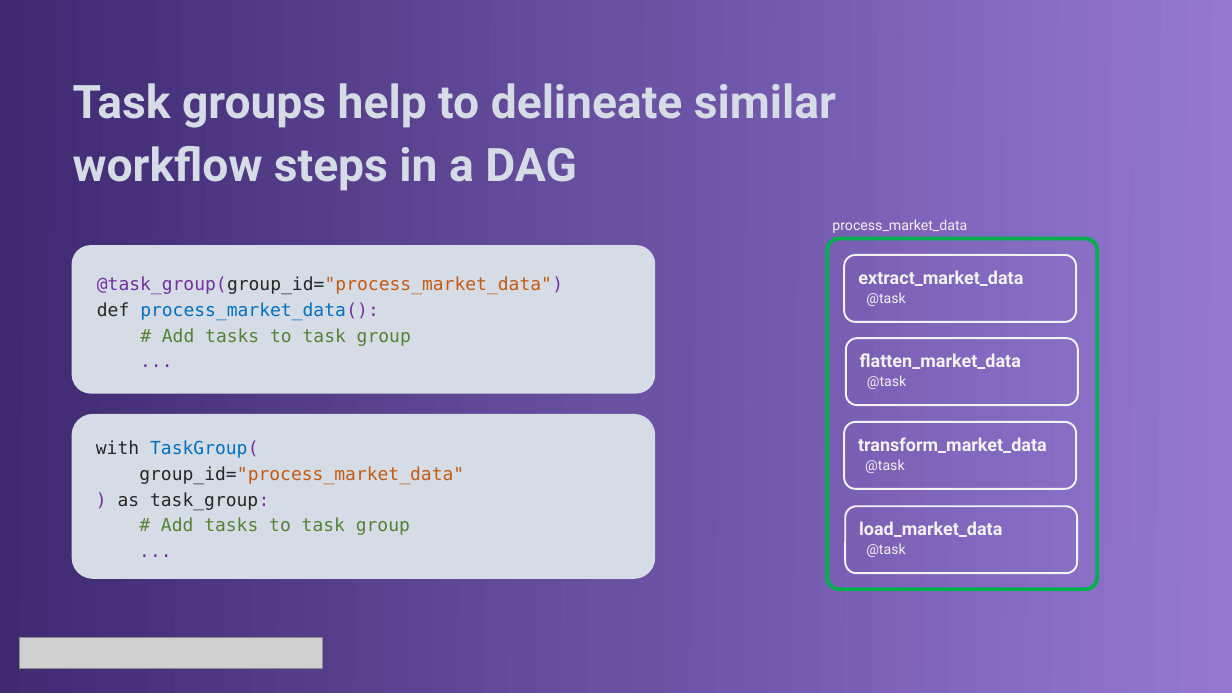
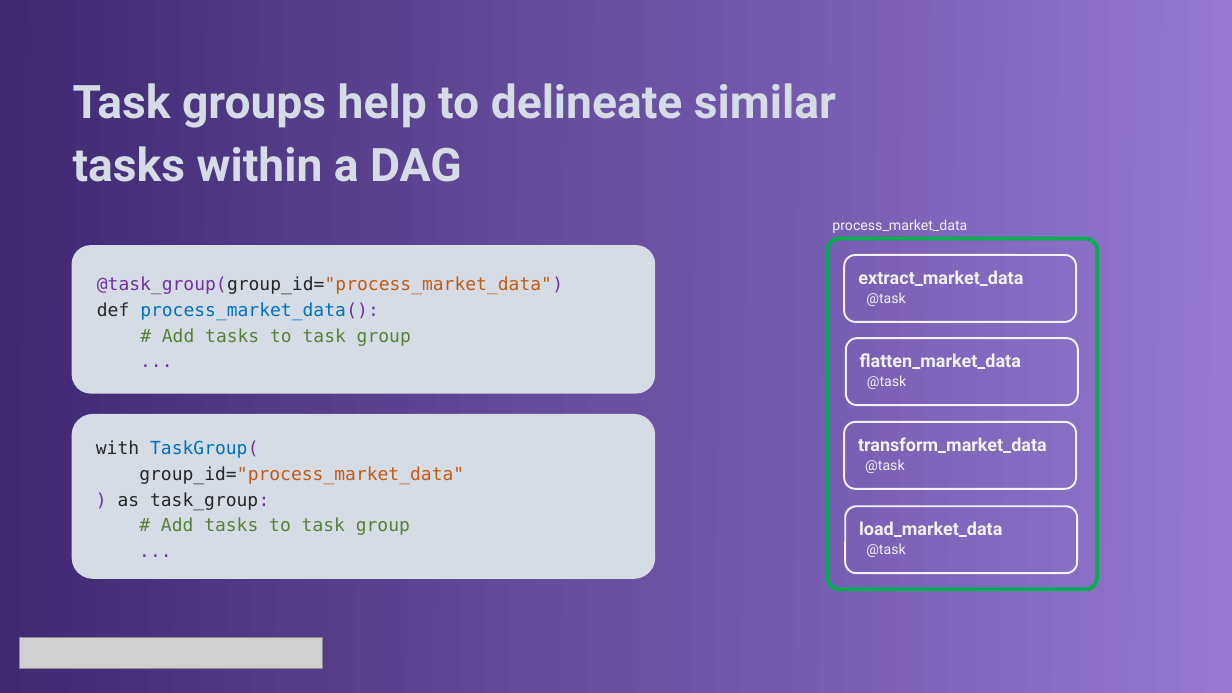
Before and after one commit to jroachgolf84/astronomer-panel-interview, a slide deck: slide 24 of documentation/Astronomer Panel Presentation.pptx (slide 23 before the commit). Drawn at 1232x693 pixels with LibreOffice and Linux fonts; fonts in the diff are those of the drawing; grey boxes stand for pictures. Boxes give left, top, right and bottom in pixels: in the first picture for what was removed or moved away, otherwise in the second. Text is boxed around its words. In the diff, an @@ line names an element or a change of style, - is before the commit and + after.

```diff
--- a/documentation/Astronomer Panel Presentation.pptx
+++ b/documentation/Astronomer Panel Presentation.pptx
@@ text at (x1=73, y1=83, x2=836, y2=182): text changed @@
-Task groups help to delineate similar workflow steps in a DAG
+Task groups help to delineate similar tasks within a DAG
```
Also in this commit, not shown: 14 other slides changed, 1 slide added, 1 other file.
